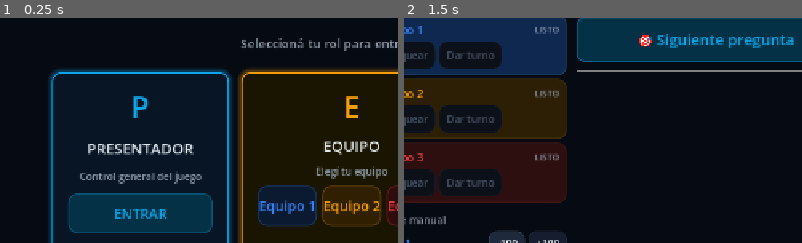
Above: before the commit, frames 1-2 (left to right).
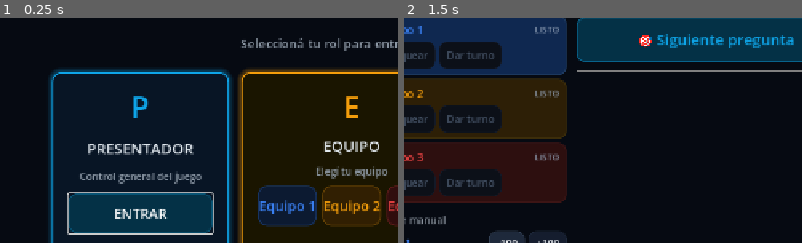
Above: after the commit, the same moments.

Repository: danielgap/touring-snake
Game: Godot game, scene res://main.tscn
Two runs of this game, one before a commit and one after it. Both use one fixed random seed, a clock stepped at 60 frames per second and the inputs below.
Inputs:
- Up to frame 1 (0.25 s): no input
- Up to frame 2 (1.5 s): click "ENTRAR" at 0.5 s; click "-100" at 1.25 s
The pictures show only the part of the screen within x 6-56%, y 23-73%; the shares and areas given below are measured in that part.

The runs differ from the first frame. In frame 1, 1.0% of the frame differs, in the area x 16-54%, y 77-97%; in frame 2, nothing differs.

Commit message:
feat: D-pad navigation for role select + armeabi-v7a support
- All buttons now focusable with focus_mode=2
- Focus neighbors configured for left/right D-pad navigation
- Auto-focus on PresenterButton at startup
- Focused style matches hover style (visible highlight)
- Enable armeabi-v7a for 32-bit projector support

Diff:
--- a/quiz/godot/scenes/bootstrap/role_select.tscn
+++ b/quiz/godot/scenes/bootstrap/role_select.tscn
@@ -105,6 +105,7 @@
 layout_mode = 2
 custom_minimum_size = Vector2(0, 64)
 theme_override_font_sizes/font_size = 22
+focus_mode = 2
 text = "ENTRAR"
 
 [node name="TeamCard" type="PanelContainer" parent="CenterVBox/CardsRow"]
@@ -154,6 +155,7 @@
 custom_minimum_size = Vector2(0, 64)
 size_flags_horizontal = 3
 theme_override_font_sizes/font_size = 22
+focus_mode = 2
 text = "Equipo 1"
 
 [node name="Team2Btn" type="Button" parent="CenterVBox/CardsRow/TeamCard/TPad/TVBox/TeamButtons"]
@@ -162,6 +164,7 @@
 custom_minimum_size = Vector2(0, 64)
 size_flags_horizontal = 3
 theme_override_font_sizes/font_size = 22
+focus_mode = 2
 text = "Equipo 2"
 
 [node name="Team3Btn" type="Button" parent="CenterVBox/CardsRow/TeamCard/TPad/TVBox/TeamButtons"]
@@ -170,6 +173,7 @@
 custom_minimum_size = Vector2(0, 64)
 size_flags_horizontal = 3
 theme_override_font_sizes/font_size = 22
+focus_mode = 2
 text = "Equipo 3"
 
 [node name="DisplayCard" type="PanelContainer" parent="CenterVBox/CardsRow"]
@@ -215,6 +219,7 @@
 layout_mode = 2
 custom_minimum_size = Vector2(0, 64)
 theme_override_font_sizes/font_size = 22
+focus_mode = 2
 text = "ENTRAR"
 
 [node name="StatusRow" type="HBoxContainer" parent="CenterVBox"]
--- a/quiz/godot/scripts/bootstrap/role_select_controller.gd
+++ b/quiz/godot/scripts/bootstrap/role_select_controller.gd
@@ -32,6 +32,24 @@
 	team3_btn.pressed.connect(func() -> void: _on_team_pressed(3))
 	display_button.pressed.connect(_on_display_pressed)
 	ShowConfig.config_changed.connect(_on_config_changed)
+	_setup_focus_navigation()
+
+
+func _setup_focus_navigation() -> void:
+	# D-pad navigation: left/right between 3 cards
+	# Presenter ← → Team1 ← → Team2 ← → Team3 ← → Display
+	presenter_button.focus_neighbor_left = display_button.get_path()
+	presenter_button.focus_neighbor_right = team1_btn.get_path()
+	team1_btn.focus_neighbor_left = presenter_button.get_path()
+	team1_btn.focus_neighbor_right = team2_btn.get_path()
+	team2_btn.focus_neighbor_left = team1_btn.get_path()
+	team2_btn.focus_neighbor_right = team3_btn.get_path()
+	team3_btn.focus_neighbor_left = team2_btn.get_path()
+	team3_btn.focus_neighbor_right = display_button.get_path()
+	display_button.focus_neighbor_left = team3_btn.get_path()
+	display_button.focus_neighbor_right = presenter_button.get_path()
+	# Auto-focus first button for D-pad / remote control
+	presenter_button.grab_focus()
 
 
 func _wire_config_values() -> void:
@@ -134,8 +152,10 @@
 	btn.add_theme_stylebox_override("normal", normal)
 	btn.add_theme_stylebox_override("hover", hover)
 	btn.add_theme_stylebox_override("pressed", hover)
+	btn.add_theme_stylebox_override("focused", hover)
 	btn.add_theme_color_override("font_color", accent)
 	btn.add_theme_color_override("font_hover_color", Color("#ffffff"))
+	btn.add_theme_color_override("font_focus_color", Color("#ffffff"))
 
 
 func _apply_team_button(btn: Button, team_color: Color) -> void:
@@ -160,8 +180,10 @@
 	btn.add_theme_stylebox_override("normal", normal)
 	btn.add_theme_stylebox_override("hover", hover)
 	btn.add_theme_stylebox_override("pressed", hover)
+	btn.add_theme_stylebox_override("focused", hover)
 	btn.add_theme_color_override("font_color", team_color)
 	btn.add_theme_color_override("font_hover_color", Color("#ffffff"))
+	btn.add_theme_color_override("font_focus_color", Color("#ffffff"))
 
 
 # ═══════════════════════════════════════════════════════════════════
Not shown, changed: quiz/godot/export_presets.cfg
